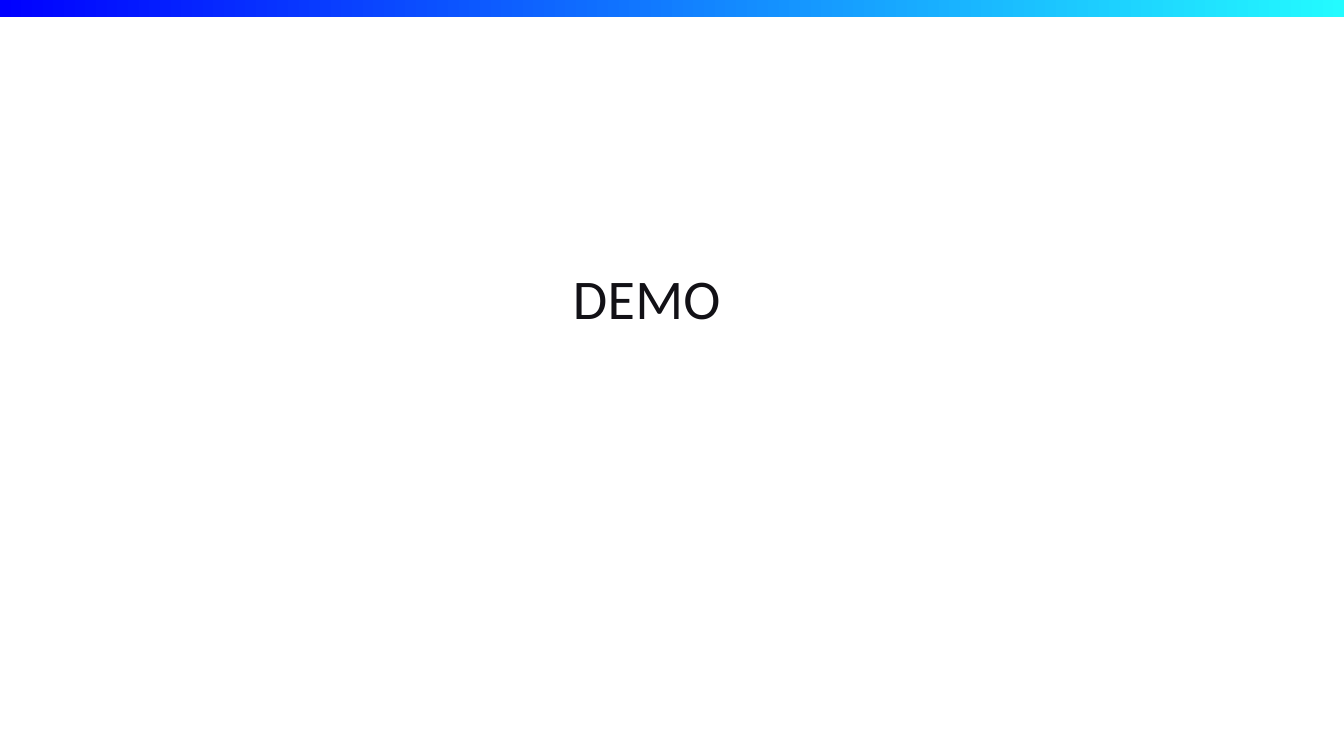
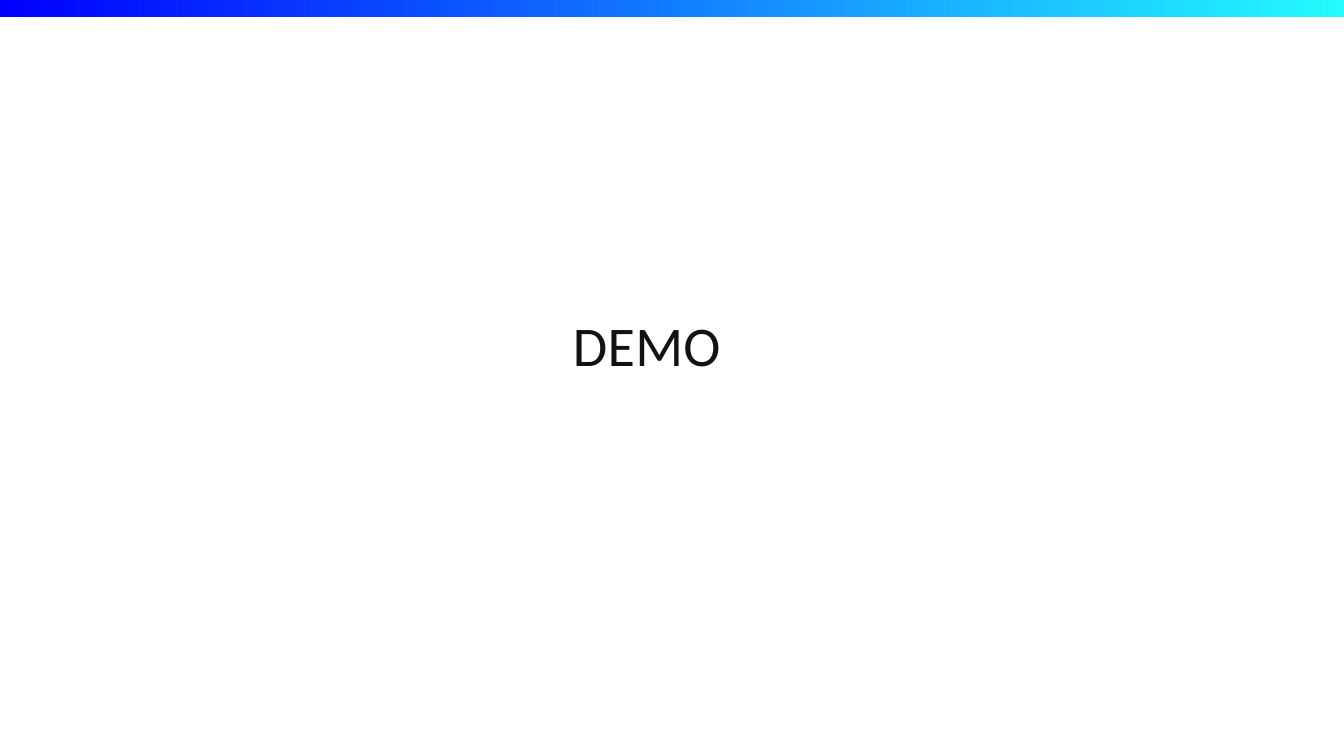
Before and after one commit to dalalayan1/shell-generator, a slide deck: slide 14 of generators.pptx (slide 8 before the commit). Drawn at 1344x756 pixels with LibreOffice and Linux fonts; fonts in the diff are those of the drawing; background and template pictures are left out. Boxes give left, top, right and bottom in pixels: in the first picture for what was removed or moved away, otherwise in the second. Text is boxed around its words. In the diff, an @@ line names an element or a change of style, - is before the commit and + after.

```diff
--- a/generators.pptx
+++ b/generators.pptx
@@ title "DEMO": place and size @@
-title "DEMO" at bbox=[573, 282, 721, 320]
+title "DEMO" at bbox=[573, 329, 721, 367]
```
Also in this commit, not shown: 5 other slides changed, 7 slides added, 1 slide removed.
